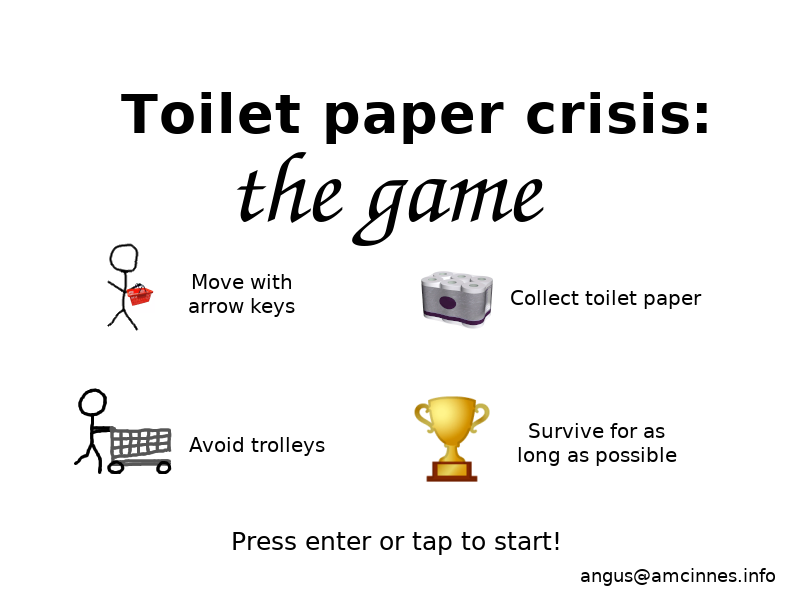
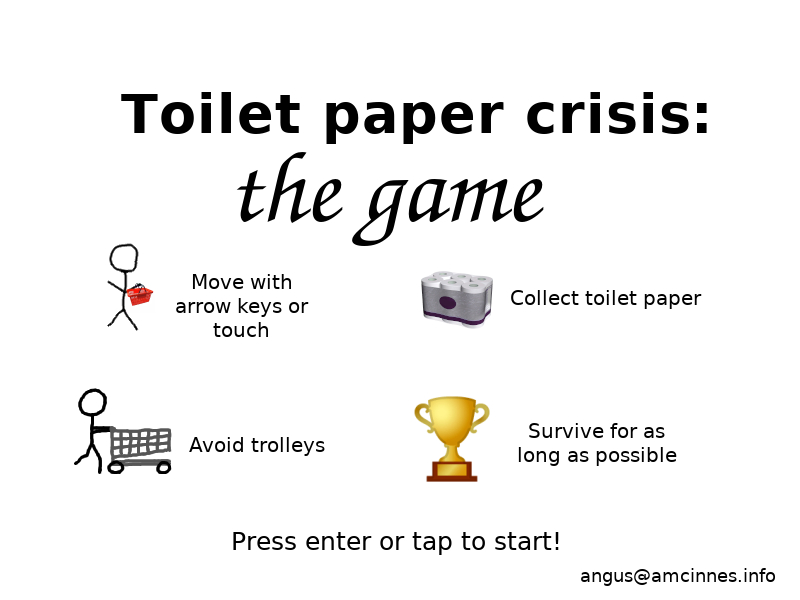
Before/after of a (800, 600) layered artwork. What changed in the layer stack:
renamed "Move with arrow keys" to "Move with arrow keys or touch", painted on it over bbox(176, 298, 309, 337)
